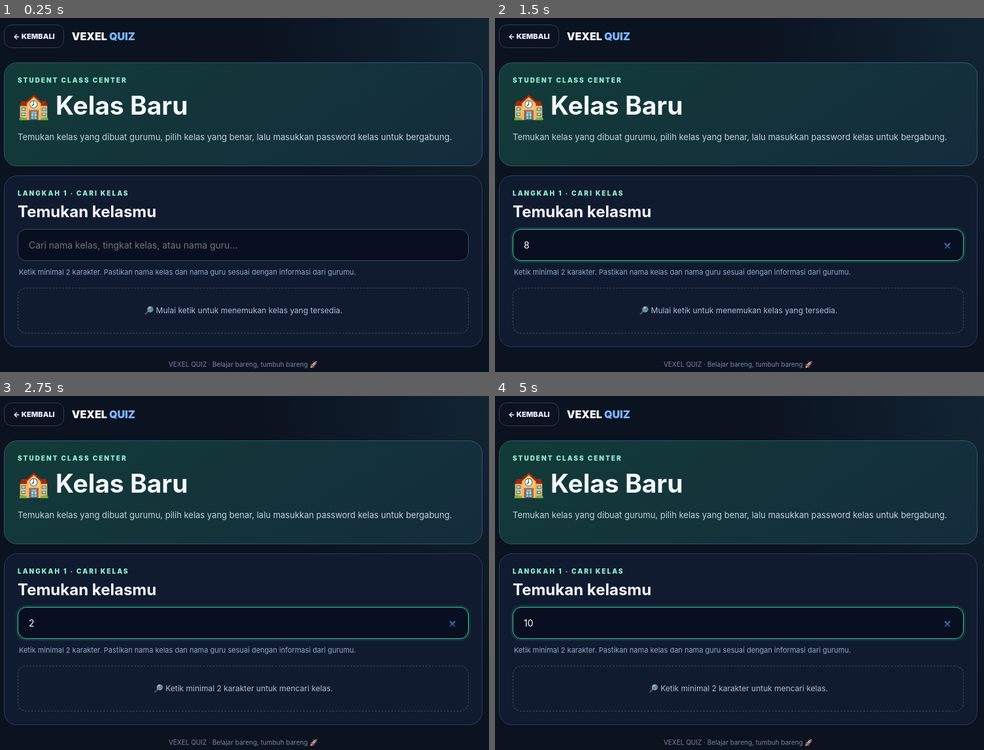
Above: before the commit, frames 1-4 (two rows, left to right).
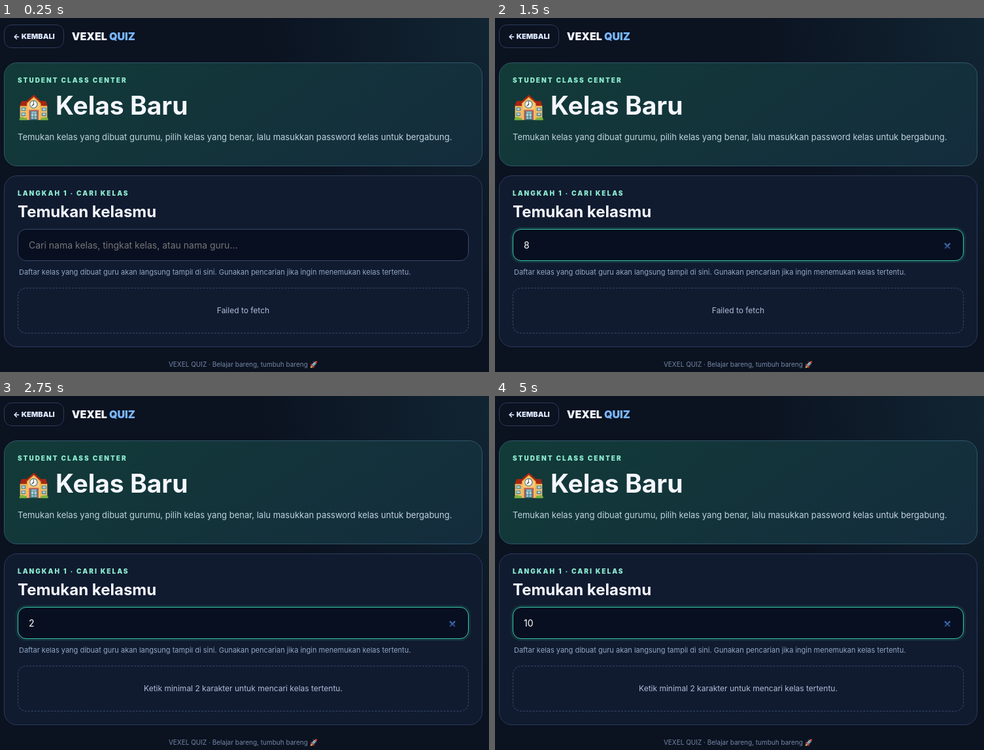
Above: after the commit, the same moments.

Repository: vexelkang-cell/gamepai
Game: browser game, page vexel-quiz/murid/tugas/kelas-baru/index.html
Two runs of this game, one before a commit and one after it. Both use one fixed random seed, a clock stepped at 60 frames per second and the inputs below.
Inputs (mouse positions are in pixels of both pictures, inside the frame that each line leads up to):
- Up to frame 1 (0.25 s): no input
- Up to frame 2 (1.5 s): tap Space at 1.1 s; click (739, 244) at 1.27 s; type "8" at 1.27 s; tap Enter at 1.3 s
- Up to frame 3 (2.75 s): tap Space at 1.6, 2.1, 2.6 s; click (244, 622) at 1.87 s; type "5" at 1.87 s; tap Enter at 1.9, 2.5 s; click (244, 622) at 2.47 s; type "2" at 2.47 s
- Up to frame 4 (5 s): click (739, 622) at 3.07 s; type "9" at 3.07 s; tap Space every 0.5 s from 3.1 to 4.6 s; tap Enter every 0.6 s from 3.1 to 4.9 s; click (739, 622) at 3.67 s; type "6" at 3.67 s; click (739, 622) at 4.27 s; type "3" at 4.27 s; click (739, 622) at 4.87 s; type "10" at 4.87 s

The runs differ from the first frame. In frame 1, 1.0% of the frame differs, in the area x 4-84%, y 70-84%; in frame 2, 1.0%; in frame 3, 1.1%; in frame 4, 1.1%.

Commit message:
Display available teacher classes on page load

Diff:
--- a/vexel-quiz/murid/tugas/kelas-baru/index.html
+++ b/vexel-quiz/murid/tugas/kelas-baru/index.html
@@ -15,8 +15,8 @@
 <div class="eyebrow">LANGKAH 1 · CARI KELAS</div>
 <h2 style="margin:8px 0 12px">Temukan kelasmu</h2>
 <input id="classSearch" class="search" type="search" placeholder="Cari nama kelas, tingkat kelas, atau nama guru..." autocomplete="off">
-<div class="hint">Ketik minimal 2 karakter. Pastikan nama kelas dan nama guru sesuai dengan informasi dari gurumu.</div>
-<div id="results" class="results"><div class="empty">🔎 Mulai ketik untuk menemukan kelas yang tersedia.</div></div>
+<div class="hint">Daftar kelas yang dibuat guru akan langsung tampil di sini. Gunakan pencarian jika ingin menemukan kelas tertentu.</div>
+<div id="results" class="results"><div class="empty">⏳ Memuat daftar kelas dari guru...</div></div>
 <div id="selectedBox" class="selected hidden">
 <div class="eyebrow">LANGKAH 2 · KONFIRMASI KELAS</div>
 <h3 id="selectedName">Nama kelas</h3><div id="selectedMeta" class="muted"></div>
@@ -64,7 +64,7 @@
 async function search(){
  const q=$("classSearch").value.trim(), n=++requestNo;
  selected=null;$("selectedBox").classList.add("hidden");
- if(q.length<2){$("results").innerHTML='<div class="empty">🔎 Ketik minimal 2 karakter untuk mencari kelas.</div>';return;}
+ if(q.length>0&&q.length<2){$("results").innerHTML='<div class="empty">Ketik minimal 2 karakter untuk mencari kelas tertentu.</div>';return;}
  $("results").innerHTML='<div class="empty">Sedang mencari kelas...</div>';
  try{
    const d=await api("/quiz/classes/search?q="+encodeURIComponent(q));
@@ -86,6 +86,7 @@
  }catch(e){feedback(e.message,true);b.disabled=false;b.textContent="COBA LAGI ➜";}
 });
 $("classPassword").addEventListener("keydown",e=>{if(e.key==="Enter")$("joinButton").click();});
+search();
 })();
 </script>
 </body></html>
